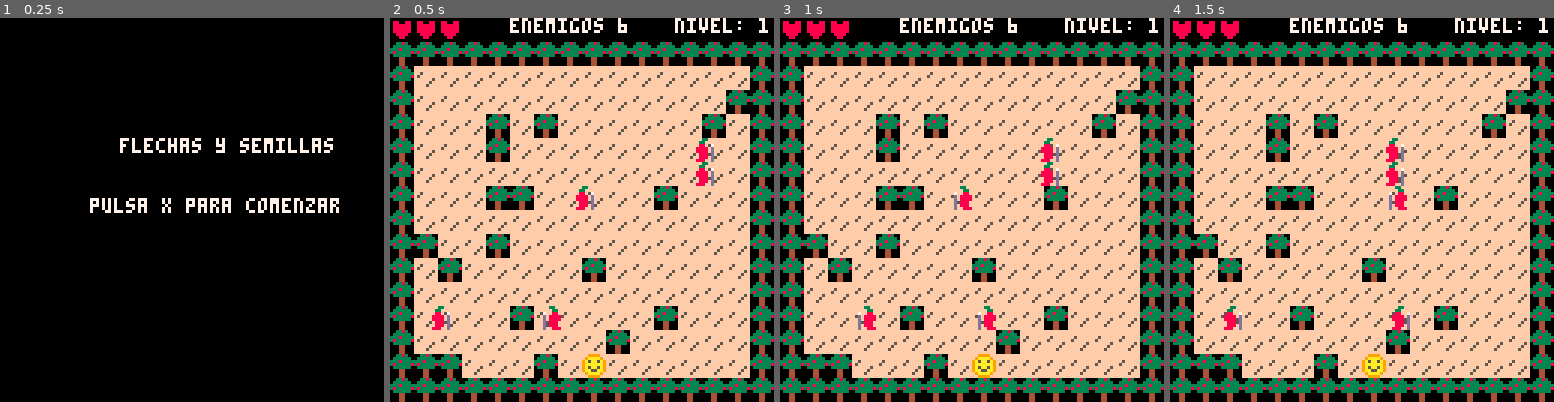
Above: before the commit, frames 1-4 (left to right).
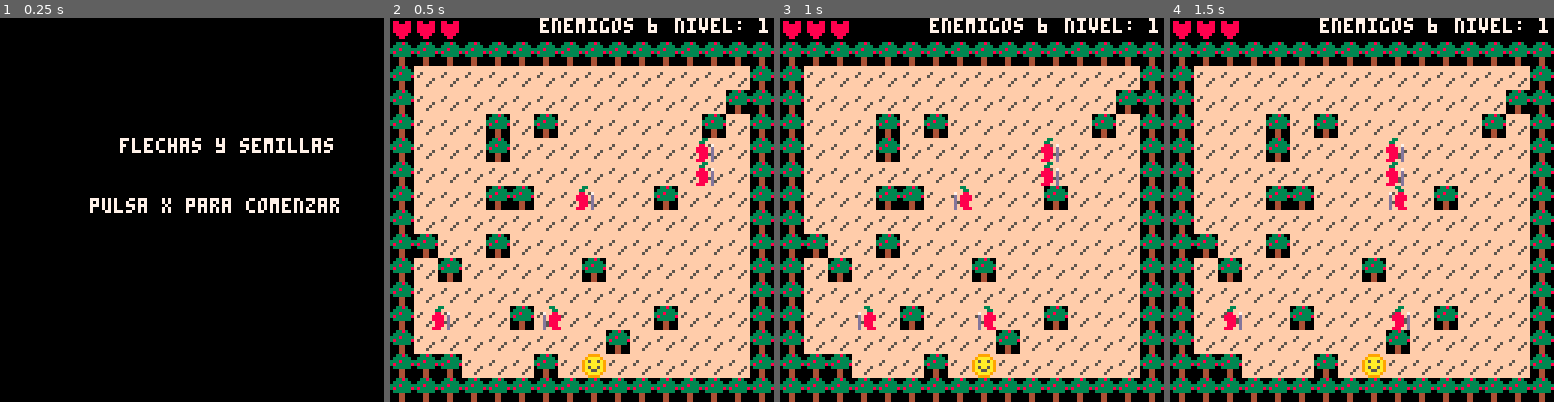
Above: after the commit, the same moments.

Repository: RodrigoS724/trees_archers
Game: PICO-8 cartridge demo.p8
Same seed, same stepped clock (60 frames per second), same inputs: the game is played once before the commit and once after it.
Inputs:
- Up to frame 1 (0.25 s): no input
- Up to frame 2 (0.5 s): tap X (X key) at 0.33 s
- Up to frame 3 (1 s): tap O (Z key) at 0.7 s
- Up to frame 4 (1.5 s): tap X (X key) at 1.07 s

Frame 1 is identical in both runs. In frame 2, 0.7% of the frame differs, in the area x 31-70%, y 0-4%; in frame 3, 0.7%; in frame 4, 0.7%.

Commit message:
UI para aumento de vel_ataque, mejora de UI, animacion de invencibilidad

Diff:
--- a/demo.p8
+++ b/demo.p8
@@ -17,6 +17,8 @@
 nivel_actual = 1
 curas_recogidas = 0  -- contador de curas recogidas
 tiempo_mostrar_cura = 0  -- temporizador para mostrar el +1
+aumento_recodigos = 0
+tiempo_mostrar_aumento = 0
 
 -- ENTIDAD BASE
 Entidad = {
@@ -487,6 +489,8 @@
             end
             if recolectable.tipo == 2 then
                 jugador:activar_velocidad_ataque()
+                aumento_recodigos += 1
+                tiempo_mostrar_aumento = 60*15
             end
             del(recolectables, recolectable)
         end
@@ -625,19 +629,30 @@
         for i = 1, vidas do
             spr(80, 8 * i-8, 0)
         end
+        local x_offset = 8 * (vidas)
         if tiempo_mostrar_cura > 0 then
             print("+1", 8 * (vidas), 0, 8)  -- cambia la posiciれはn segれむn donde quieras mostrarlo
             tiempo_mostrar_cura -= 1  -- disminuir el temporizador en cada cuadro
-        end
-   					print("enemigos "..#enemigos, 40, 0, 7)
+            x_offset += 8
+        end
+        if tiempo_mostrar_aumento > 0 then
+        				spr(51, 8*(vidas), 0)
+        				print(tiempo_mostrar_aumento, 0, 0, 7)
+        				tiempo_mostrar_aumento -= 1
+	           x_offset += 8
+        end
+   					print("enemigos "..#enemigos, 50, 0, 7)
         print("nivel: " .. nivel_actual, 95, 0, 7)
         Mundo:Dibujar()
         if jugador.invencible then
-            -- mostrar el jugador de forma diferente si estれく invencible (p. ej., cambiando de color)
-            spr(1, jugador.x, jugador.y, 1, 1, true)  -- cambio de sprite
+            -- alternar visibilidad del sprite para crear el parpadeo
+            if flr(time() / 0.2) % 2 == 0 then  -- parpadeo cada 0.2 segundos
+                spr(1, jugador.x, jugador.y)
+            end
         else
             spr(1, jugador.x, jugador.y)
         end
+
 
         for enemigo in all(enemigos) do
             if enemigo.direccion == 1 then
@@ -702,14 +717,14 @@
 00044000000000000000000000000000000000000000000000000000000000000000000000000000000000000000000000000000000000000000000000000000
 00044000000000000000000000000000000000000000000000000000000000000000000000000000000000000000000000000000000000000000000000000000
 00044000000000000000000000000000000000000000000000000000000000000000000000000000000000000000000000000000000000000000000000000000
-00000000000000000000000000000000000000000000000000000000000000000000000000000000000000000000000000000000000000000000000000000000
-00005000000000000000000000000000000000000000000000000000000000000000000000000000000000000000000000000000000000000000000000000000
-00055500000000000000000000000000000000000000000000000000000000000000000000000000000000000000000000000000000000000000000000000000
-00004000005000600000000000000000000000000000000000000000000000000000000000000000000000000000000000000000000000000000000000000000
-00004000055444400005500000000000000000000000000000000000000000000000000000000000000000000000000000000000000000000000000000000000
-00004000005000600000000000000000000000000000000000000000000000000000000000000000000000000000000000000000000000000000000000000000
-00064600000000000000000000000000000000000000000000000000000000000000000000000000000000000000000000000000000000000000000000000000
-00000000000000000000000000000000000000000000000000000000000000000000000000000000000000000000000000000000000000000000000000000000
+00000000000000000000000000000000600000000000000000000000000000000000000000000000000000000000000000000000000000000000000000000000
+00005000000000000000000000066006660000000000000000000000000000000000000000000000000000000000000000000000000000000000000000000000
+00055500000000000000000000604000600000000000000000000000000000000000000000000000000000000000000000000000000000000000000000000000
+00004000005000600000000006004050000000000000000000000000000000000000000000000000000000000000000000000000000000000000000000000000
+00004000055444400005500064444455000000000000000000000000000000000000000000000000000000000000000000000000000000000000000000000000
+00004000005000600000000006004050000000000000000000000000000000000000000000000000000000000000000000000000000000000000000000000000
+00064600000000000000000000604000000000000000000000000000000000000000000000000000000000000000000000000000000000000000000000000000
+00000000000000000000000000066000000000000000000000000000000000000000000000000000000000000000000000000000000000000000000000000000
 00000000000000000000000000000000000000000000000000000000000000000000000000000000000000000000000000000000000000000000000000000000
 00000000000000600000000000000000000000000000000000000000000000000000000000000000000000000000000000000000000000000000000000000000
 00007000000006000000000000000000000000000000000000000000000000000000000000000000000000000000000000000000000000000000000000000000
